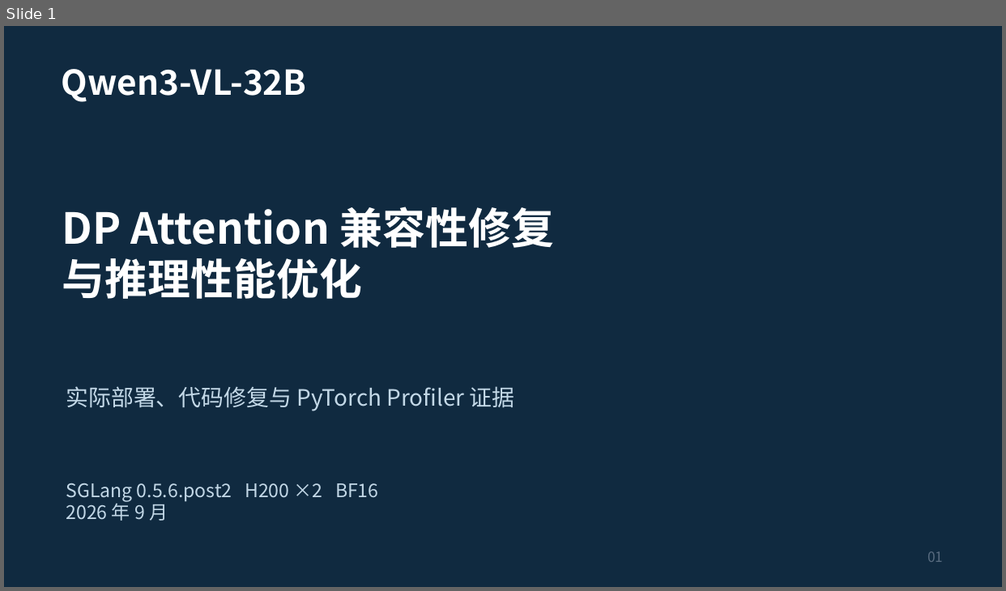
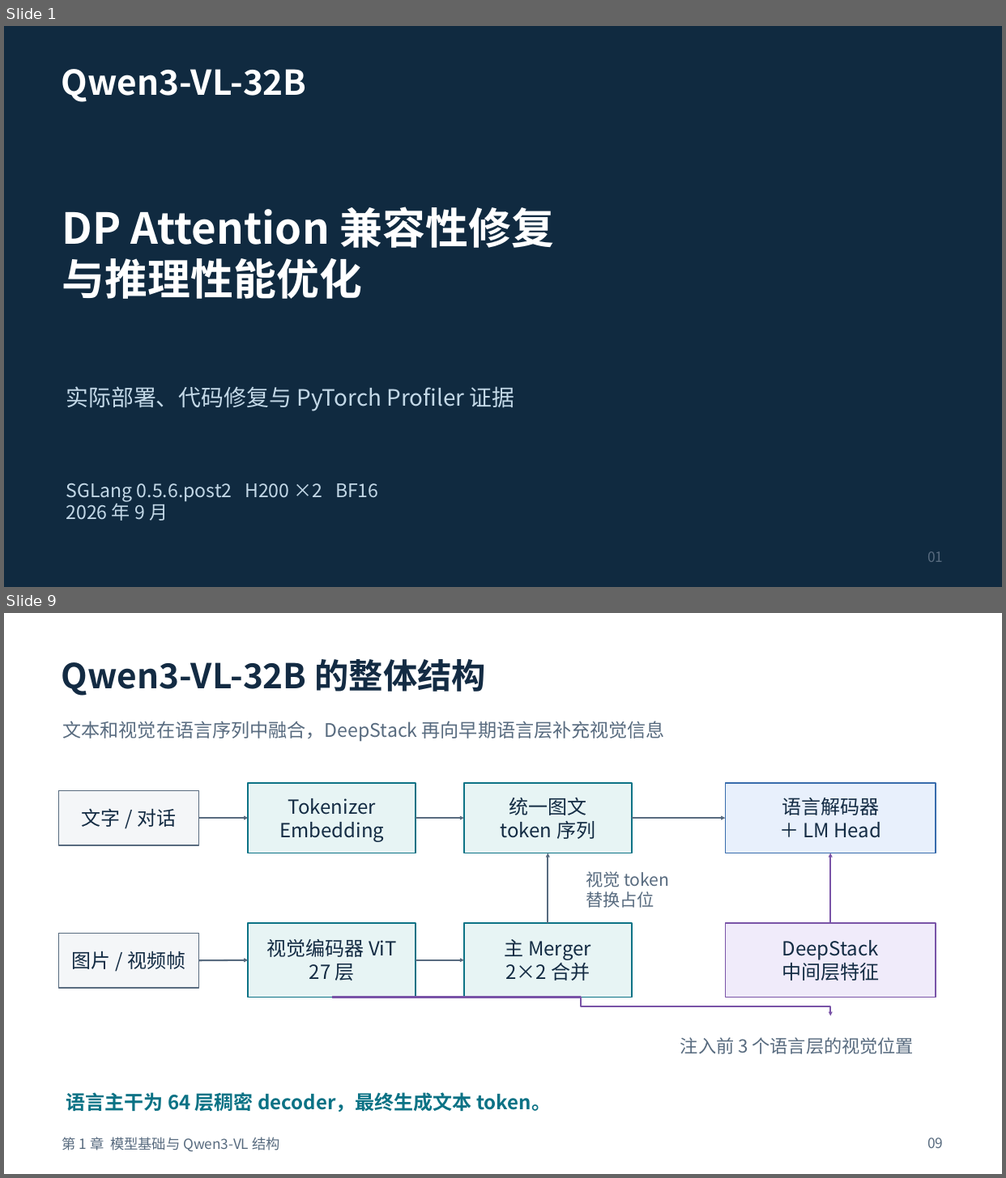
Before and after one commit to justsoloking-blip/qwen-vl-32B-project, a slide deck: slides/qwen3-vl-dp-attention-and-optimization.pptx. Shown one above the other, each under a label of ours: slide 1 before the commit, slides 1 and 9 after it; the slides between them are not shown. The pictures are 1006x591 and 1006x1178 pixels, drawn with LibreOffice and Linux fonts; fonts in the diff are those of the drawing. Boxes give left, top, right and bottom in pixels: in the first picture for what was removed or moved away, otherwise in the second. Text is boxed around its words. In the diff, an @@ line names an element or a change of style, - is before the commit and + after.

```diff
--- a/slides/qwen3-vl-dp-attention-and-optimization.pptx
+++ b/slides/qwen3-vl-dp-attention-and-optimization.pptx
@@ slide 9 added at box(4, 613, 1002, 1174), background #FFFFFF @@
@@ text added at box(62, 659, 487, 696), 33 pt, text #132B43, bold @@
+Qwen3-VL-32B 的整体结构
@@ text added at box(63, 721, 665, 742), 18 pt, text #586B7F @@
+文本和视觉在语言序列中融合，DeepStack 再向早期语言层补充视觉信息
@@ rectangle added at box(58, 791, 199, 845), fill #F4F6F8, outline #586B7F 1.2 pt, 18.8 pt, text #132B43 @@
+文字 / 对话
@@ rectangle added at box(248, 783, 415, 854), fill #E7F4F4, outline #0B7285 1.2 pt, 18.8 pt, text #132B43 @@
+Tokenizer
+Embedding
@@ rectangle added at box(464, 783, 632, 854), fill #E7F4F4, outline #0B7285 1.2 pt, 18.8 pt, text #132B43 @@
+统一图文
+token 序列
@@ rectangle added at box(726, 783, 936, 854), fill #E8F0FC, outline #376BAC 1.2 pt, 18.8 pt, text #132B43 @@
+语言解码器
+＋ LM Head
@@ arrow added from (198, 818) to (248, 818), #586B7F 1.58 pt @@
@@ arrow added from (415, 818) to (464, 818), #586B7F 1.58 pt @@
@@ arrow added from (632, 818) to (726, 818), #586B7F 1.58 pt @@
@@ arrow added from (548, 924) to (548, 854), #586B7F 1.58 pt @@
@@ arrow added from (830, 924) to (830, 854), #7953A7 1.58 pt @@
@@ text added at box(586, 871, 669, 908), 16.5 pt, text #586B7F @@
+视觉 token
+替换占位
@@ rectangle added at box(248, 924, 415, 998), fill #E7F4F4, outline #0B7285 1.2 pt, 18.8 pt, text #132B43 @@
+视觉编码器 ViT
+27 层
@@ rectangle added at box(464, 924, 632, 998), fill #E7F4F4, outline #0B7285 1.2 pt, 18.8 pt, text #132B43 @@
+主 Merger
+2×2 合并
@@ rectangle added at box(726, 924, 936, 998), fill #F0EBFA, outline #7953A7 1.2 pt, 18.8 pt, text #132B43 @@
+DeepStack
+中间层特征
@@ rectangle added at box(58, 934, 199, 988), fill #F4F6F8, outline #586B7F 1.2 pt, 18.8 pt, text #132B43 @@
+图片 / 视频帧
@@ arrow added from (198, 961) to (248, 960), #586B7F 1.58 pt @@
@@ arrow added from (415, 960) to (464, 960), #586B7F 1.58 pt @@
@@ elbow arrow added from (332, 998) to (830, 1016), #7953A7 1.58 pt @@
@@ text added at box(680, 1037, 914, 1054), 17.2 pt, text #586B7F @@
+注入前 3 个语言层的视觉位置
@@ text added at box(66, 1093, 551, 1112), 18.8 pt, text #0B7285, bold @@
+语言主干为 64 层稠密 decoder，最终生成文本 token。
@@ text added at box(62, 1137, 280, 1152), 13.5 pt, text #586B7F @@
+第 1 章 模型基础与 Qwen3-VL 结构
@@ text added at box(927, 1138, 943, 1148), 13.5 pt, text #586B7F @@
+09
```
Also in this commit, not shown: 13 slides changed, 88 other slides added, 6 slides removed, 3 other files.
